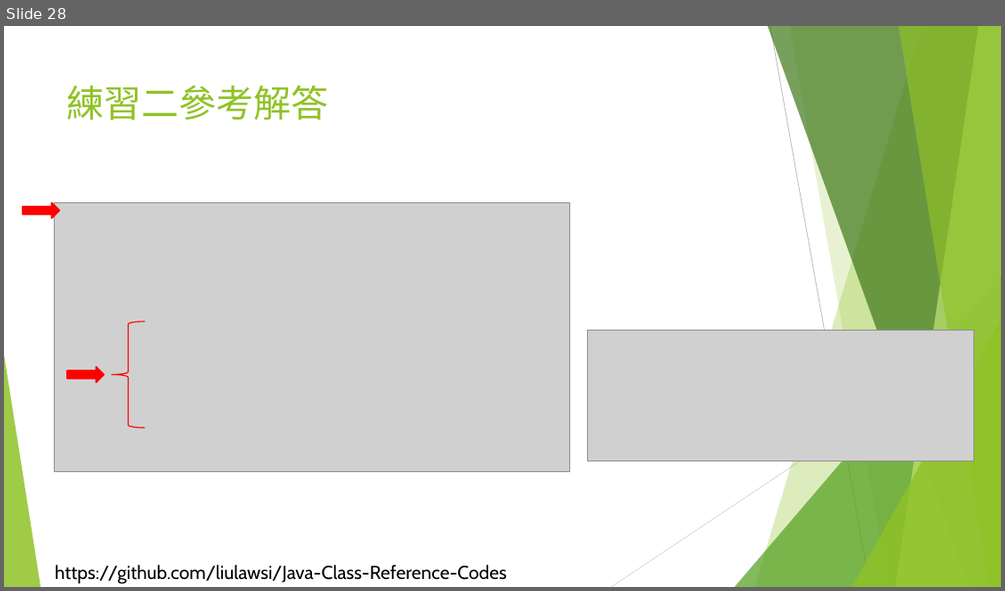
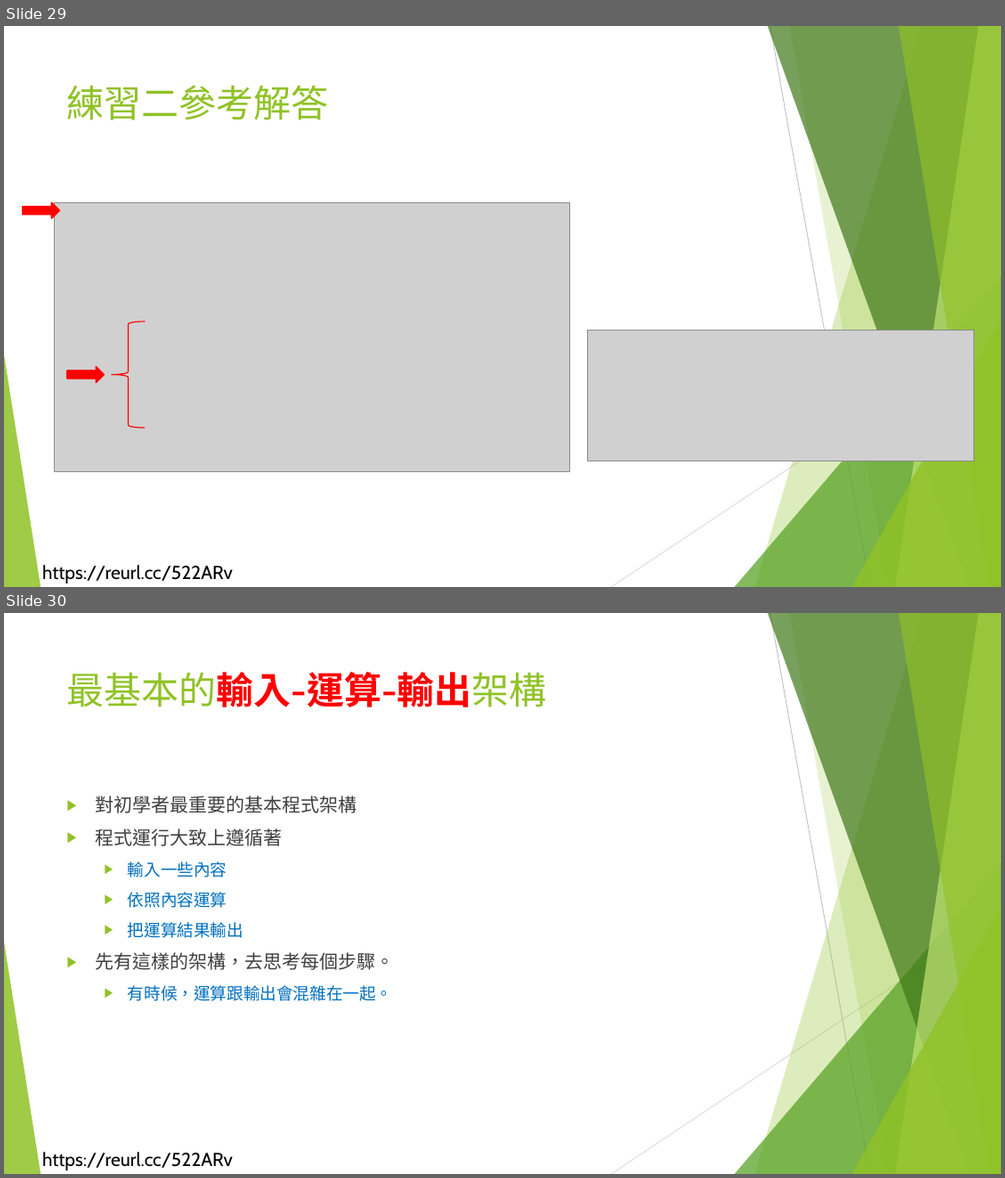
Before and after one commit to liulawsi/My_PPTs, a slide deck: LCC/Java/01_初嘗Java咖啡_HelloWorld.pptx. Shown one above the other, each under a label of ours: slide 28 before the commit, slides 29 and 30 after it. The pictures are 1005x591 and 1005x1178 pixels, drawn with LibreOffice and Linux fonts; fonts in the diff are those of the drawing; grey boxes stand for pictures; background and template pictures are left out. Boxes give left, top, right and bottom in pixels: in the first picture for what was removed or moved away, otherwise in the second. Text is boxed around its words. In the diff, an @@ line names an element or a change of style, - is before the commit and + after.

```diff
--- a/LCC/Java/01_初嘗Java咖啡_HelloWorld.pptx
+++ b/LCC/Java/01_初嘗Java咖啡_HelloWorld.pptx
@@ slide 30 added at (x1=4, y1=613, x2=1001, y2=1174), background #FFFFFF; not listed: 11 template elements that a slide beside it also shows @@
@@ title added at (x1=67, y1=672, x2=547, y2=707), 36 pt, text #FF0000, bold @@
+最基本的輸入-運算-輸出架構
@@ text added at (x1=95, y1=795, x2=394, y2=1001), 18 pt, text #404040 @@
+▶ 對初學者最重要的基本程式架構
+▶ 程式運行大致上遵循著
+  ▶ 輸入一些內容
+  ▶ 依照內容運算
+  ▶ 把運算結果輸出
+▶ 先有這樣的架構，去思考每個步驟。
+  ▶ 有時候，運算跟輸出會混雜在一起。
@@ what was slide 28 is now slide 29 @@
@@ slide 29 changed as well @@
@@ text added at (x1=42, y1=564, x2=233, y2=583), 18 pt, text #000000 @@
+https://reurl.cc/522ARv
@@ text removed at (x1=55, y1=564, x2=507, y2=584) @@
-https://github.com/liulawsi/Java-Class-Reference-Codes
```
Also in this commit, not shown: 39 other slides changed, 2 other slides added, 13 other files.
